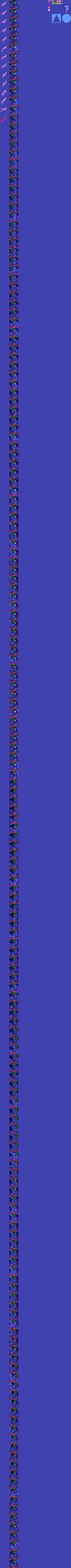
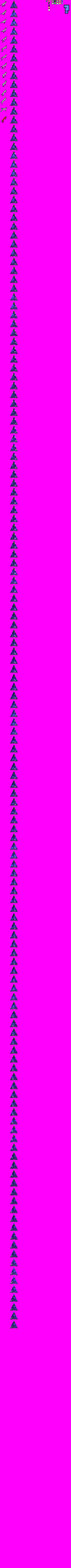
Before/after of a 71 x 1568 layered artwork. What changed in the layer stack:
painted on "start_previewdj" over [9, 0, 19, 1568]
renamed "start_preview_mask" to "_start_preview_mask2", hid it, moved it above "_start_preview_mask1", painted on it over [51, 13, 61, 23]
renamed "_start_preview_mask" to "_start_preview_mask1", hid it, moved it above "start_good", painted on it over [62, 13, 71, 23]
painted on "start_stats" over [47, 0, 51, 12]
painted on "start_bigquestion" over [63, 4, 70, 14]
painted on "start_icon_riffer" over [58, 0, 62, 5]
painted on "start_icon_dj" over [53, 0, 57, 5]
painted on "start_3dhorse" over [0, 1, 7, 123]
painted on "_background (3d: -33, 38, 26)" over [0, 0, 71, 1568]
